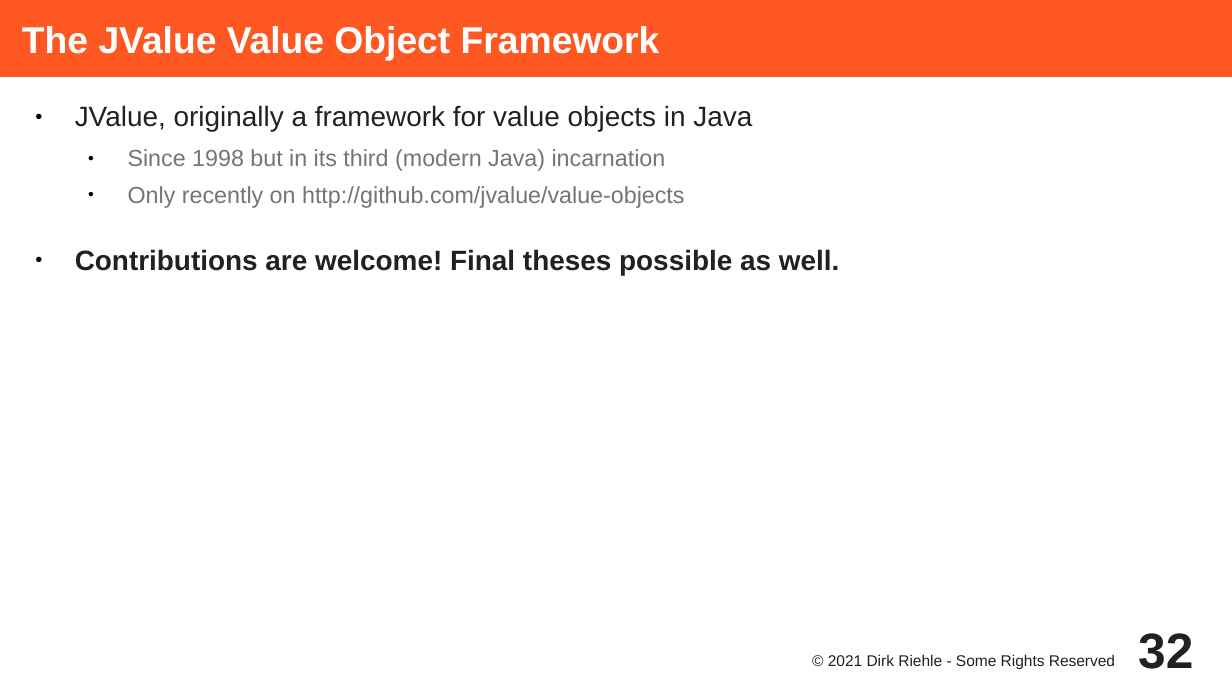
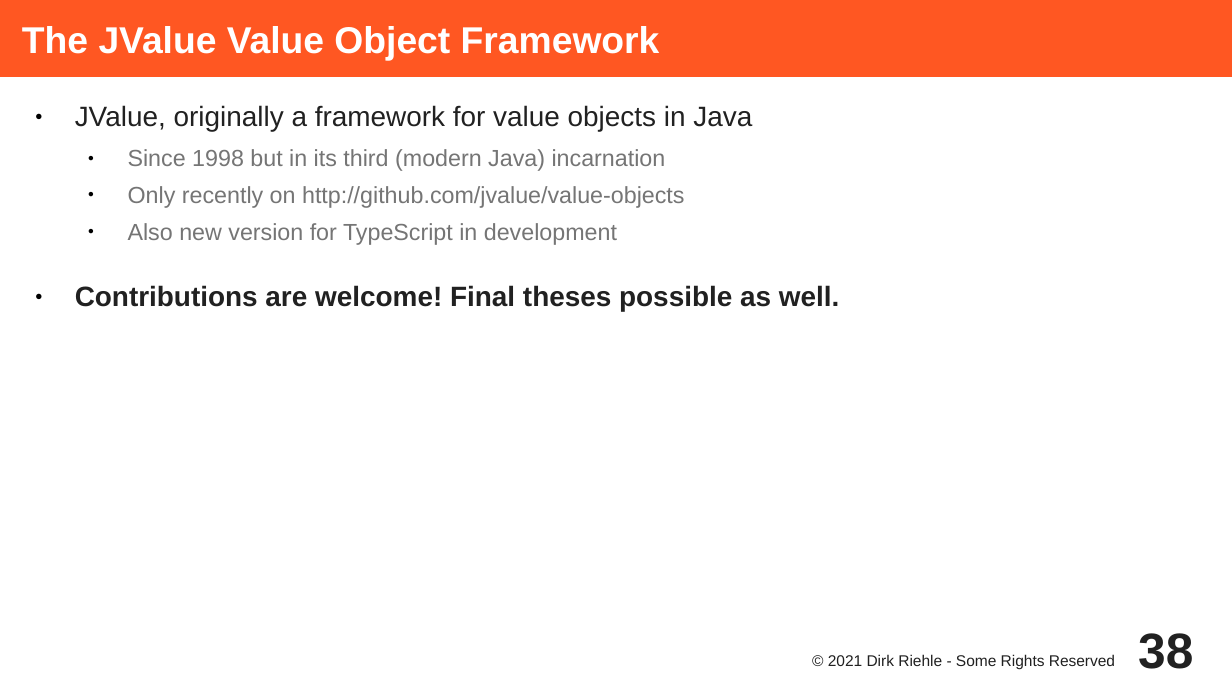
Before and after one commit to dirkriehle/adap-course, a slide deck: slide 38 of Lecture Slides/ADAP C06 - Value Objects.odp (slide 32 before the commit). Drawn at 1232x693 pixels with LibreOffice and Linux fonts; fonts in the diff are those of the drawing. Boxes give left, top, right and bottom in pixels: in the first picture for what was removed or moved away, otherwise in the second. Text is boxed around its words. In the diff, an @@ line names an element or a change of style, - is before the commit and + after.

```diff
--- a/Lecture Slides/ADAP C06 - Value Objects.odp
+++ b/Lecture Slides/ADAP C06 - Value Objects.odp
@@ text at bbox=[128, 223, 617, 245]: paragraph added @@
+  ● Also new version for TypeScript in development
@@ page number at bbox=[1138, 633, 1193, 669]: text changed @@
-32
+38
```
Also in this commit, not shown: 7 other slides changed, 6 slides added, 11 other files.
